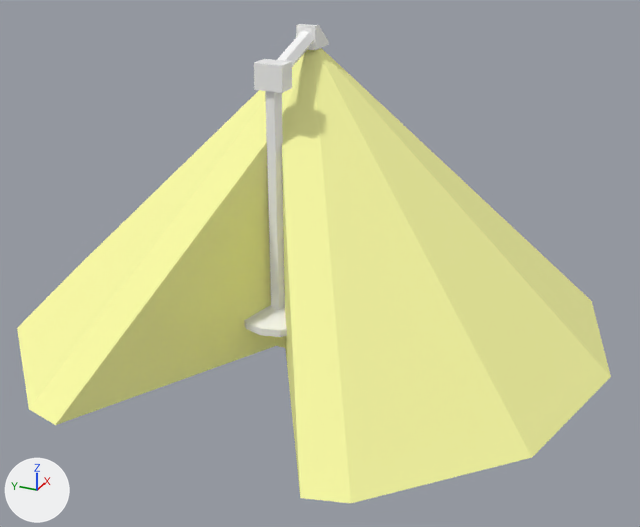
What one commit did to the Blender file lamppostmodern.blend.
Camera for both pictures: a camera (50 mm lens) standing at (-9.33, -4.81, 5.54) and looking at (0.85, -0.22, 0.45). Arrows for +X, +Y and +Z are at lower left; the lights stay in place.
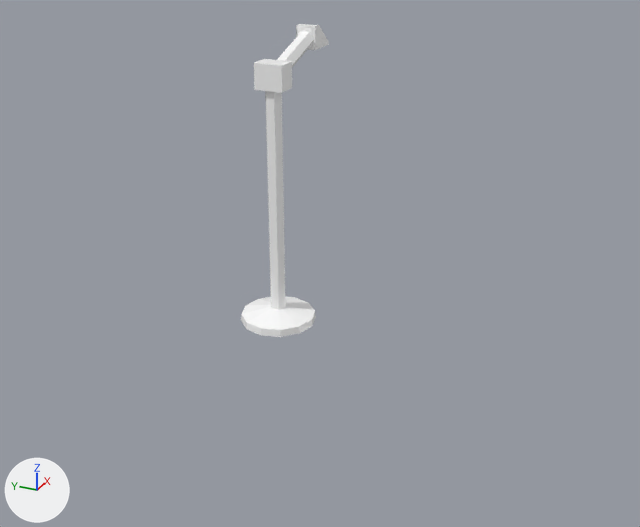
Diff of the bpy script that builds the scene:
```diff
--- a/lamppostmodern.blend.py
+++ b/lamppostmodern.blend.py
@@ ob_cone @@
 ob_cone.location = (0.0, 0.0, 0.0)
+ob_cone.hide_set(True)
```

Location of each change, [x1, y1, x2, y2] in pixels of the pictures (640 x 527 px):
'Cone', hidden: before [17, 48, 611, 503]
